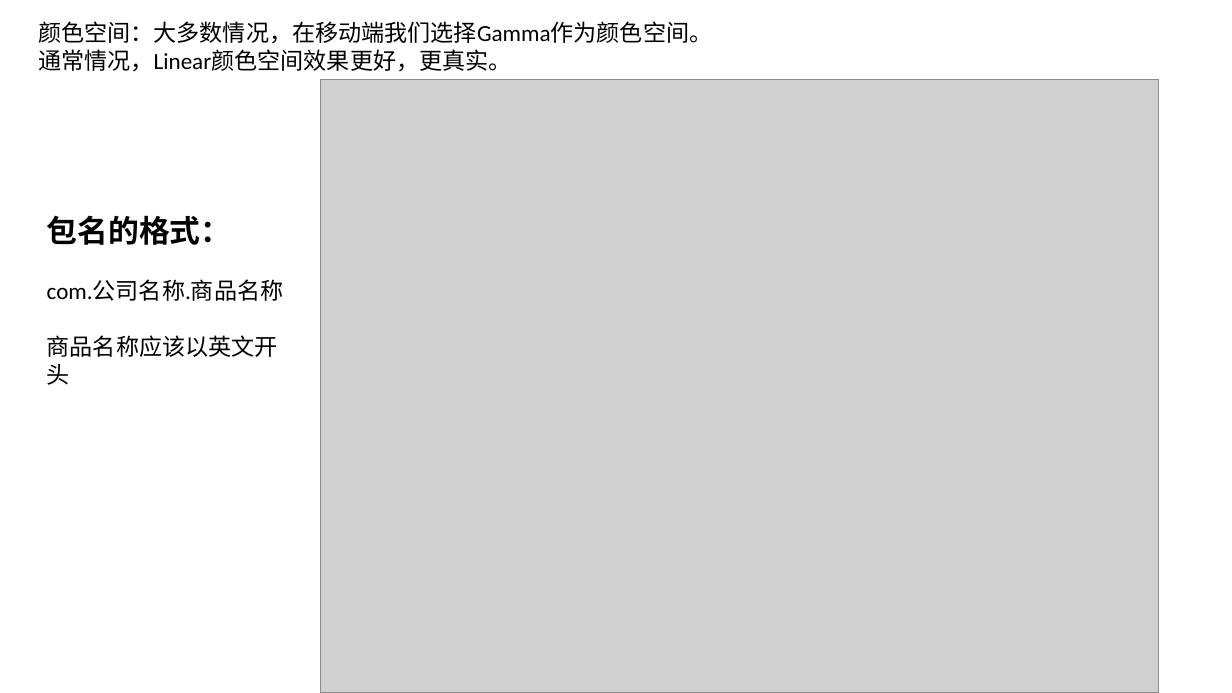
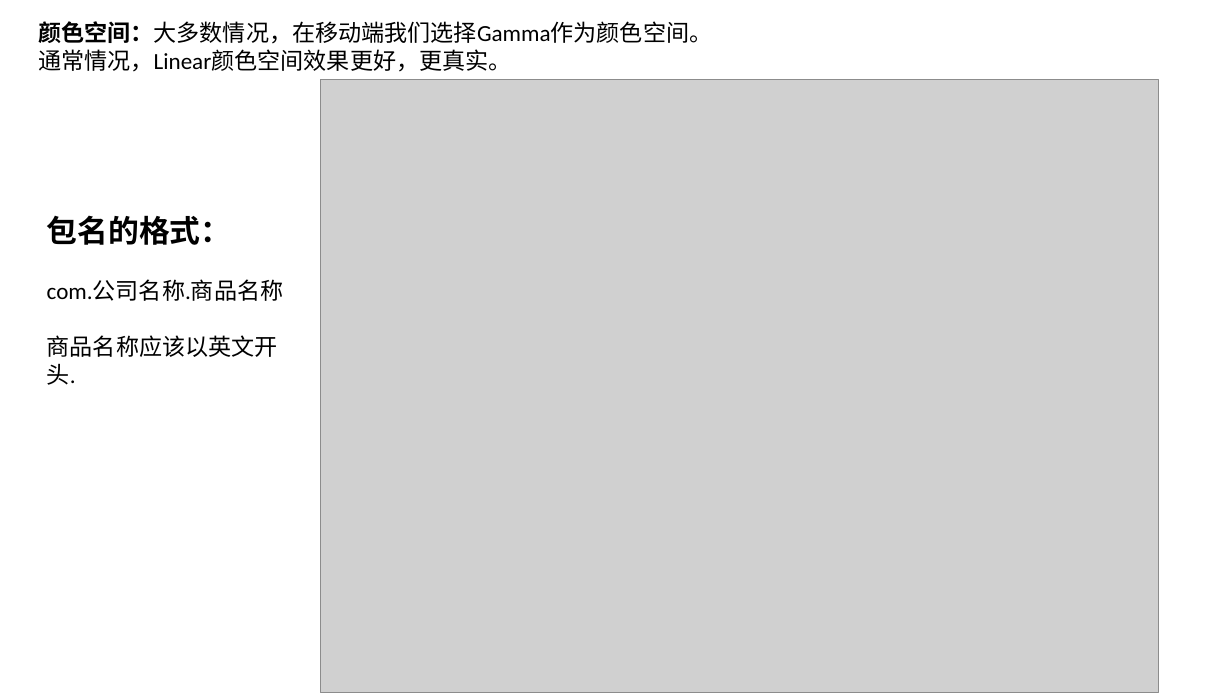
Before and after one commit to FangyeReady/Empty, a slide deck: slide 13 of 教学课件/20.第二十课 场景和安卓打包设置.pptx. Drawn at 1232x693 pixels with LibreOffice and Linux fonts; fonts in the diff are those of the drawing; grey boxes stand for pictures. Boxes give left, top, right and bottom in pixels: in the first picture for what was removed or moved away, otherwise in the second. Text is boxed around its words. In the diff, an @@ line names an element or a change of style, - is before the commit and + after.

```diff
--- a/教学课件/20.第二十课 场景和安卓打包设置.pptx
+++ b/教学课件/20.第二十课 场景和安卓打包设置.pptx
@@ text at (x1=38, y1=21, x2=712, y2=44): bold on in "颜色空间：大多数情况，在移动端我们选择Gamma作为颜色空间。" @@
@@ text at (x1=47, y1=335, x2=278, y2=385): text changed @@
-商品名称应该以英文开头
+商品名称应该以英文开头.
```
Also in this commit, not shown: 1 other slide changed, 5 slides added, 5 slides removed.
